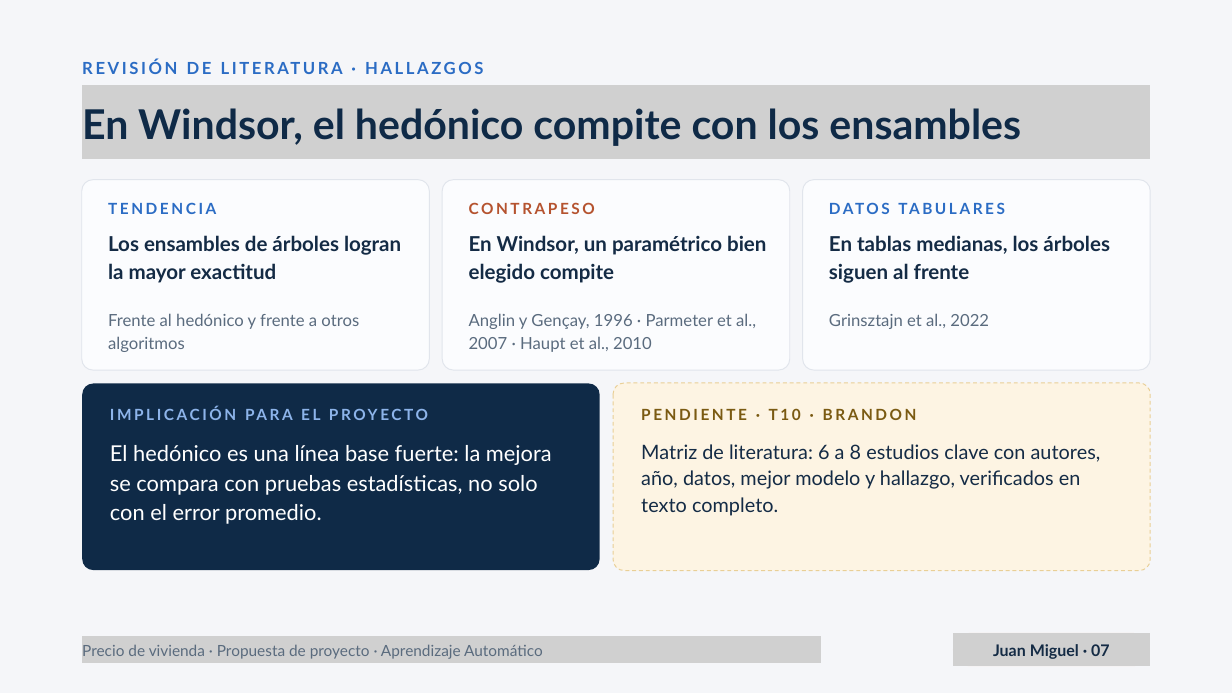
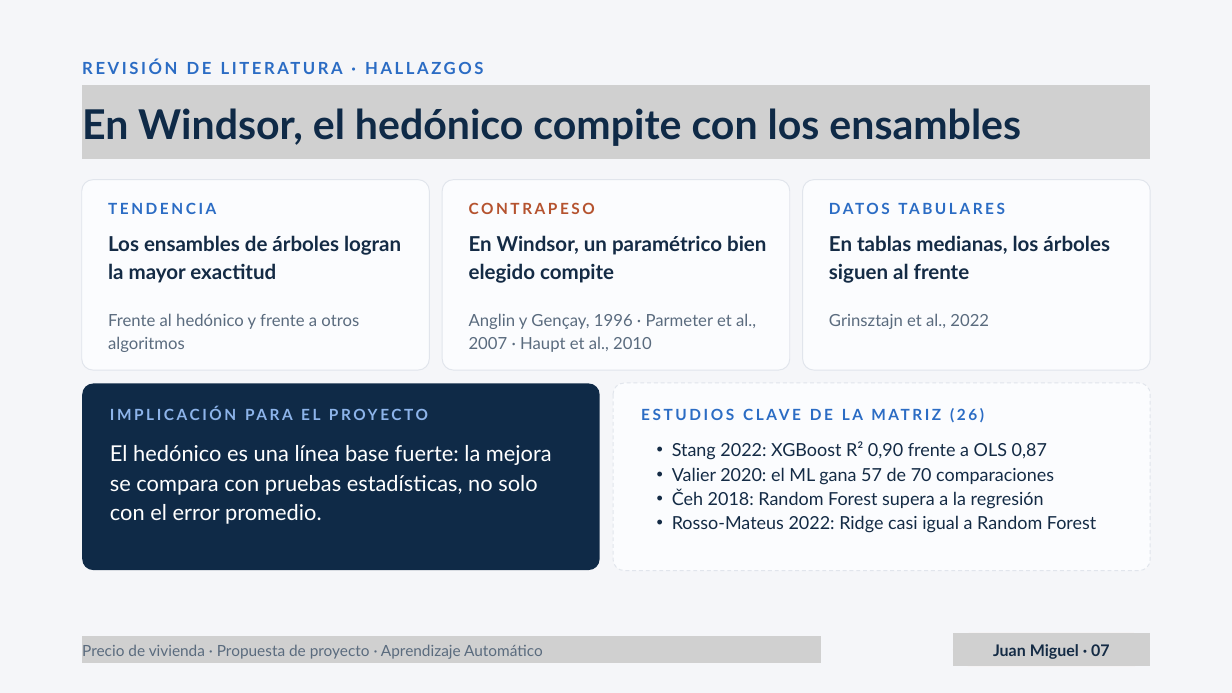
Before and after one commit to Juanm0331123/ml-precio-vivienda, a slide deck: slide 7 of docs/entregable_1/Propuesta_ML_Precio_Vivienda.pptx. Drawn at 1232x693 pixels with LibreOffice and Linux fonts; fonts in the diff are those of the drawing; grey boxes stand for pictures. Boxes give left, top, right and bottom in pixels: in the first picture for what was removed or moved away, otherwise in the second. Text is boxed around its words. In the diff, an @@ line names an element or a change of style, - is before the commit and + after.

```diff
--- a/docs/entregable_1/Propuesta_ML_Precio_Vivienda.pptx
+++ b/docs/entregable_1/Propuesta_ML_Precio_Vivienda.pptx
@@ freeform shape at (613, 383, 1150, 571): fill #FDF4E3 to #FBFCFE; outline #E9CF96 1.13 pt dashed to #E1E5EC 1.13 pt dashed @@
@@ text at (641, 408, 917, 420): text changed; text colour #7A5A12 to #2B6CC4 @@
-PENDIENTE · T10 · BRANDON
+ESTUDIOS CLAVE DE LA MATRIZ (26)
@@ text at (672, 441, 1096, 533): text changed; size 23.2 to 21 pt @@
-Matriz de literatura: 6 a 8 estudios clave con autores, año, datos, mejor modelo y hallazgo, verificados en texto completo.
+  • Stang 2022: XGBoost R² 0,90 frente a OLS 0,87
+  • Valier 2020: el ML gana 57 de 70 comparaciones
+  • Čeh 2018: Random Forest supera a la regresión
+  • Rosso-Mateus 2022: Ridge casi igual a Random Forest
```
Also in this commit, not shown: 5 other slides changed, 3 slides added, 3 slides removed, 1 other file.
